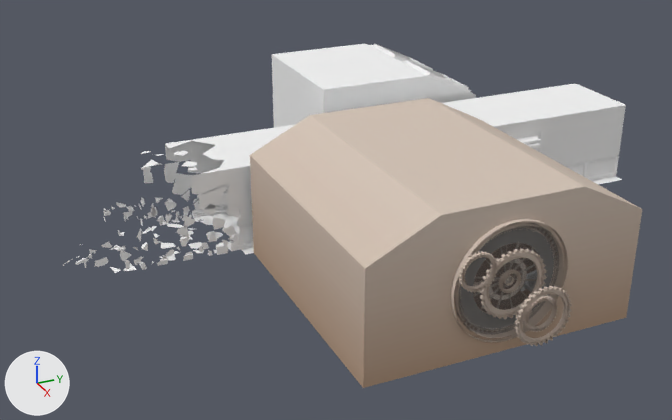
One commit to the FBX model Assets/Models/MindPlace/MindPlace 2.fbx: the scene before it, then after it.
Camera for both pictures: a camera (50 mm lens) standing at (162.0, -102.1, 81.4) and looking at (6.9, -32.3, 3.8). Lighting does not change. The marker at lower left points along +X, +Y and +Z. Where no turn or scale is listed for an object, it has been applied to the vertices. Vertices at the same position are counted once.

In view in the first picture: 'Ceiling', 'Clock.007', 'DestroyedWall', 'GlassClock', 'GlassClock.002', 'WallDoorHall.001', 'WallHall.013', 'WallHall.014', 'WallRoom', 'WallRoom.002', 'WallRoomClock', 'WallRoomClock.001'.
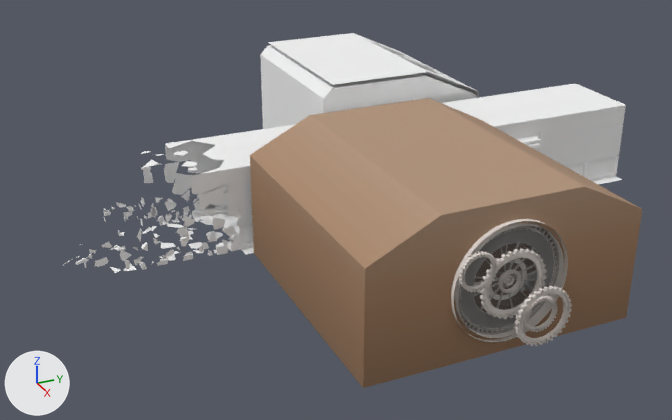
The change in detail:
me_plane_087 has 20 vertices, 12 faces and spans x -24.1..24.1, y -24.5..24.5, z 0.0..26.0.
me_plane_087 is used by ob_wallroomclock; location (34.8, -26.8, 0.0).
me_plane_087 part 3: texture (UV) coordinates of 12 of 12 faces, centred in x 0.0..24.1, y -24.5..24.5, z 0.0..26.0, changed; they spanned u 0.48..0.53, v 0.66..0.89 and now span u 0.51..0.55, v 0.52..0.67.
me_plane_088 has 32 vertices, 16 faces and spans x 0.0, y -12.5..12.5, z 0.0..26.0.
me_plane_088 is used by ob_wallroomclock_001; location (58.9, -26.8, 0.0).
me_plane_088 part 2: texture (UV) coordinates of 16 of 16 faces, centred in x 0.0, y -11.0..11.0, z 1.6..24.0, changed; they spanned u 0.48..0.51, v 0.68..0.89 and now span u 0.51..0.53, v 0.52..0.67.
me_plane_004 is used by ob_wallroom; location (-12.1, -7.9, 6.2).
me_plane_004 had 60 vertices, 48 faces and spanned x -30.4..0.6, y -18.9..18.9, z -6.2..17.0.
me_plane_004 now has 64 vertices, 51 faces and spans x -38.4..0.6, y -18.9..18.9, z -6.2..17.0.
me_plane_004 part 1: 50 vertices removed from x -30.4..0.6, y -18.9..18.9, z -6.2..17.0; 54 vertices added at x -38.4..0.6, y -18.9..18.9, z -6.2..17.0.
Mesh me_plane_040_1 is new.
It has 36 vertices, 23 faces and spans x -38.4..0.6, y -16.9..19.8, z -6.2..17.6.
It uses material mat_material (white #f3f3f3).
Object 'WallRoom.004' (ob_wallroom_004) is new; it shows me_plane_040_1.
Its location is (-12.1, -7.9, 6.2).

Where the change shows, as pixel boxes [x1, y1, x2, y2] in the pictures (672 x 420 px):
'WallRoom', reshaped
    before: [272, 43, 474, 128]
    after: [260, 42, 472, 129]
'WallRoom.004', added
    after: [268, 33, 479, 98]
part 2 of me_plane_088, surface changed
    both: [434, 187, 585, 369]
part 3 of me_plane_087, surface changed
    both: [250, 98, 642, 388]
